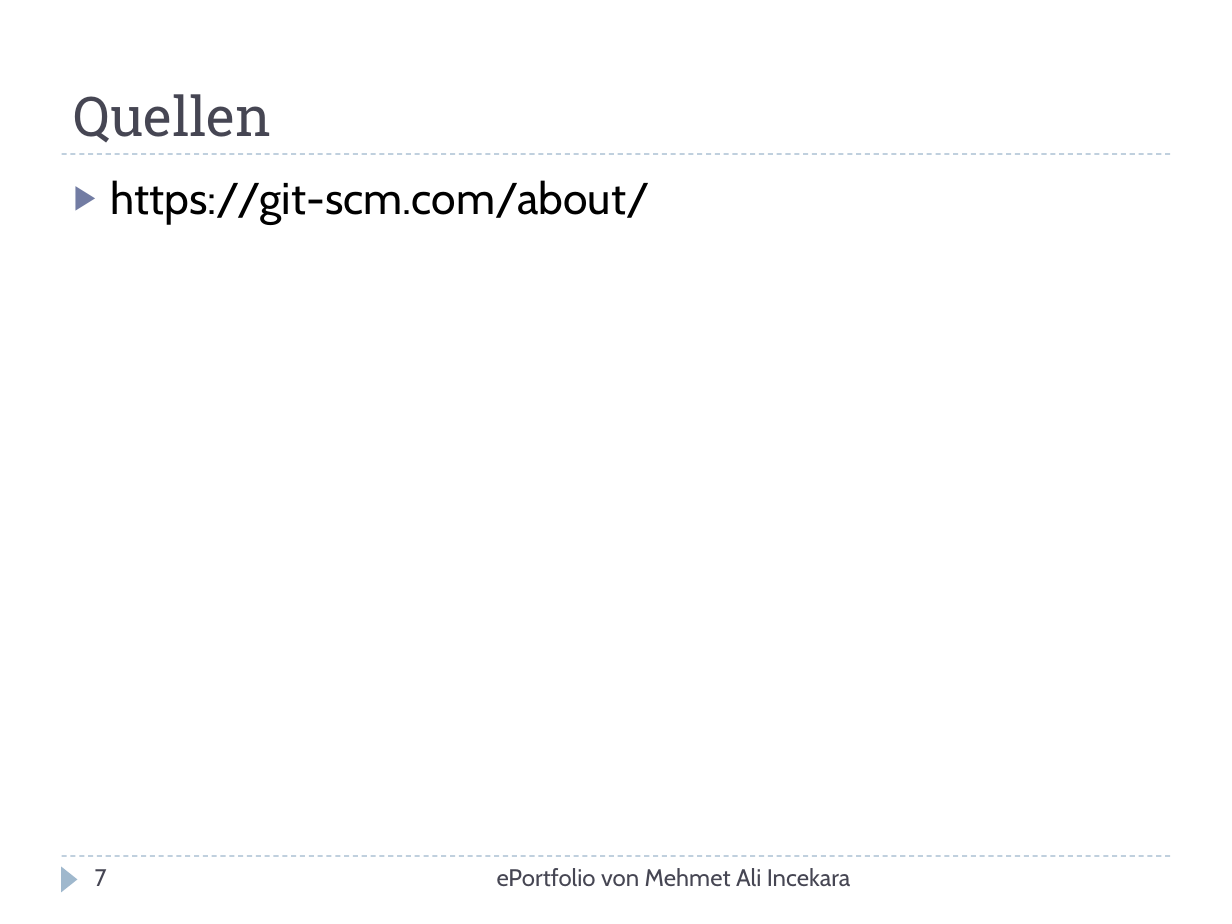
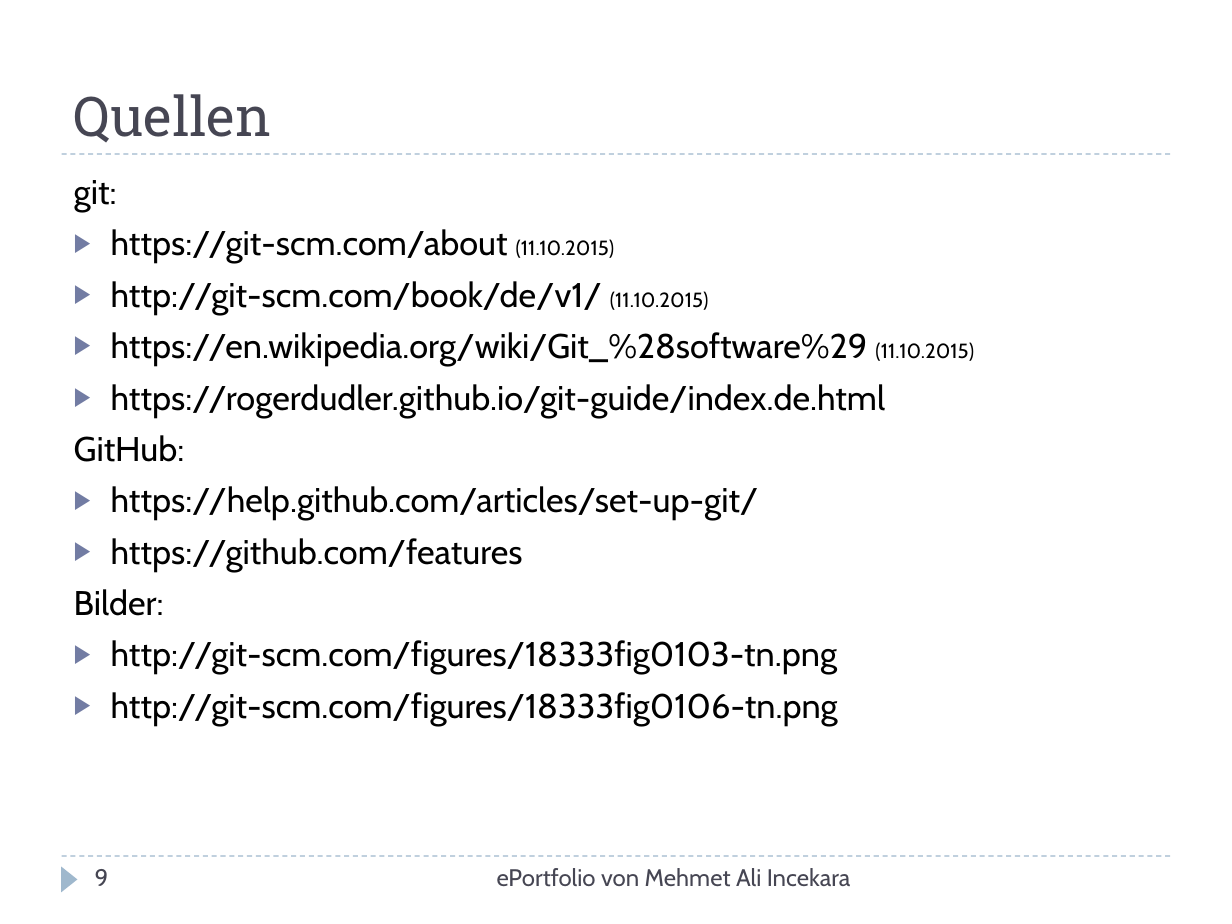
Before and after one commit to xnappy/ePortfolio, a slide deck: slide 9 of Git-und-GitHub.pptx (slide 7 before the commit). Drawn at 1232x924 pixels with LibreOffice and Linux fonts; fonts in the diff are those of the drawing. Boxes give left, top, right and bottom in pixels: in the first picture for what was removed or moved away, otherwise in the second. Text is boxed around its words. In the diff, an @@ line names an element or a change of style, - is before the commit and + after.

```diff
--- a/Git-und-GitHub.pptx
+++ b/Git-und-GitHub.pptx
@@ text at <box>74,180,974,726</box>: text changed; size 26 to 20 pt @@
-▶ https://git-scm.com/about/
+git:
+▶ https://git-scm.com/about (11.10.2015)
+▶ http://git-scm.com/book/de/v1/ (11.10.2015)
+▶ https://en.wikipedia.org/wiki/Git_%28software%29 (11.10.2015)
+▶ https://rogerdudler.github.io/git-guide/index.de.html
+GitHub:
+▶ https://help.github.com/articles/set-up-git/
+▶ https://github.com/features
+Bilder:
+▶ http://git-scm.com/figures/18333fig0103-tn.png
+▶ http://git-scm.com/figures/18333fig0106-tn.png
@@ page number at <box>95,869,109,886</box>: text changed @@
-7
+9
```
Also in this commit, not shown: 6 other slides changed, 2 slides added.
